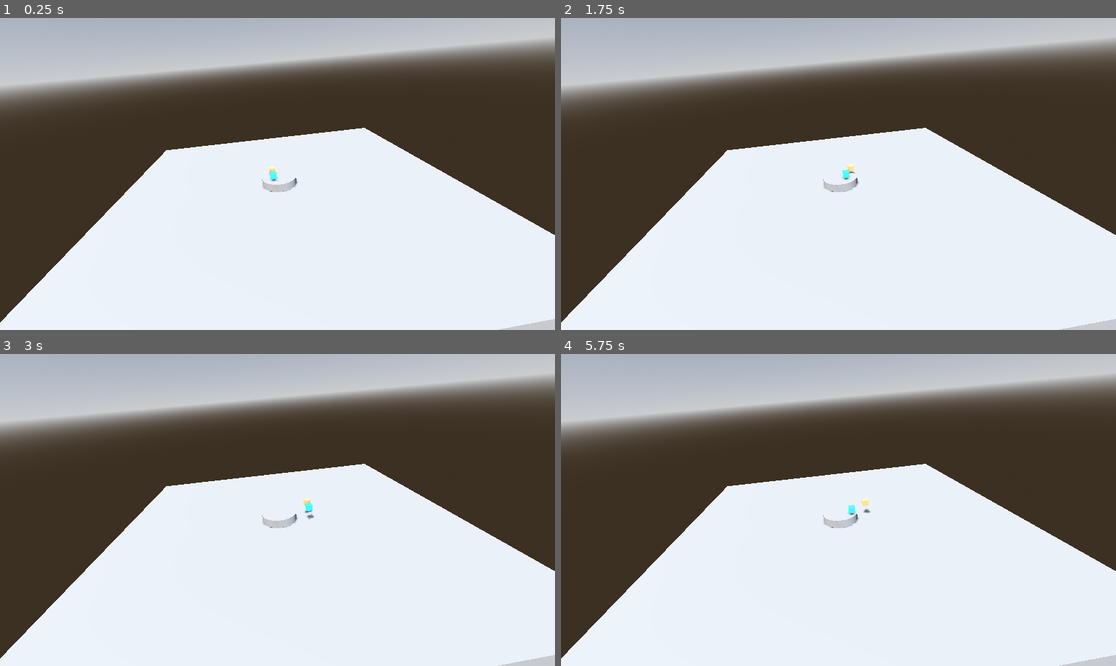
Above: before the commit, frames 1-4 (two rows, left to right).
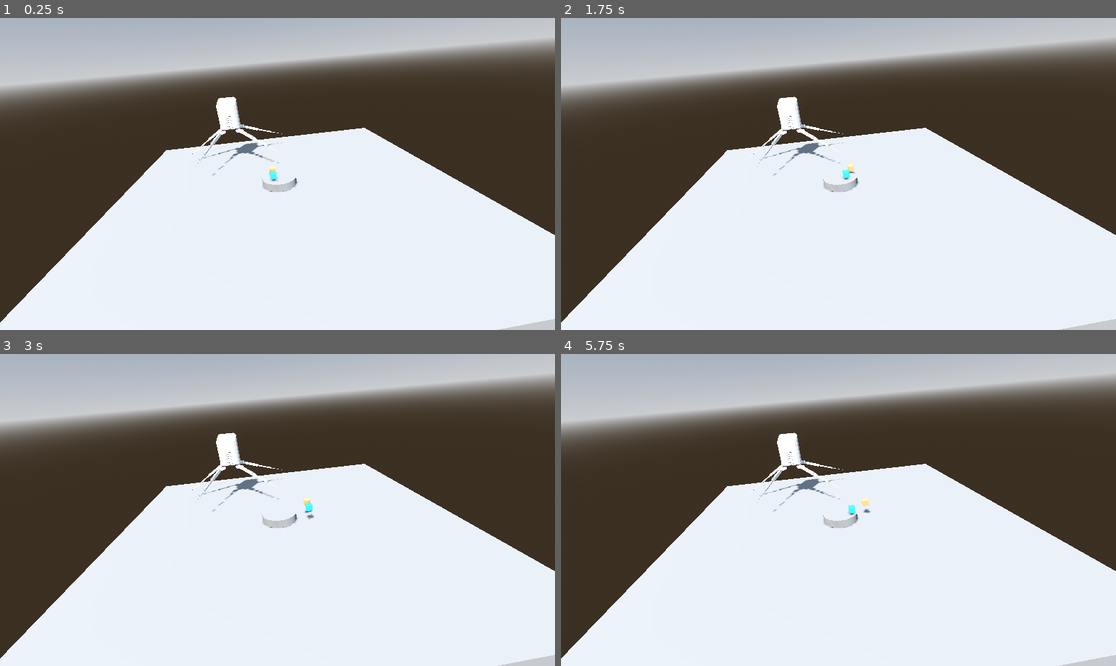
Above: after the commit, the same moments.

Repository: varshzakalq/game1
Game: Godot game, scene res://_main/world.tscn
The game is run twice, just before and just after one commit, with the same random seed, the same clock (stepped at 60 frames per second) and the same inputs. Before the commit the project starts from res://world.tscn.
Inputs:
- Up to frame 1 (0.25 s): no input
- Up to frame 2 (1.75 s): tap Enter at 0.5 s; hold D (right) 0.53-1.28 s; tap Space at 1.25 s; hold S (down) from 1.28 s (still down)
- Up to frame 3 (3 s): release S (down) at 2.03 s; hold D (right) 2.03-2.78 s; tap Enter at 2.75 s; hold W (up) from 2.78 s (still down)
- Up to frame 4 (5.75 s): tap Space at 3.5, 5 s; release W (up) at 3.53 s; hold A (left) 3.53-5.03 s; tap Enter at 4.25 s; hold S (down) from 5.03 s (still down)

The runs differ from the first frame. In frame 1, 0.7% of the frame differs, in the area x 34-51%, y 25-51%; in frame 2, 0.7%; in frame 3, 0.7%; in frame 4, 0.7%.

Commit message:
organising stuff

Diff:
--- a/node_3d.tscn
+++ b/_base_objects/_characters/spider/animations/node_3d.tscn
@@ -1,6 +1,6 @@
-[gd_scene load_steps=6 format=3 uid="uid://bwxx1pk15ki1x"]
+[gd_scene format=3 uid="uid://bwxx1pk15ki1x"]
 
-[ext_resource type="Script" uid="uid://dmwag28y6ekle" path="res://anim.gd" id="1_a202f"]
+[ext_resource type="Script" uid="uid://dmwag28y6ekle" path="res://_base_objects/_characters/spider/animations/anim.gd" id="1_a202f"]
 
 [sub_resource type="StandardMaterial3D" id="StandardMaterial3D_noarx"]
 albedo_color = Color(1, 0.677579, 0.371162, 1)
--- /dev/null
+++ b/_base_objects/_characters/spider/bot_movement.gd
@@ -0,0 +1,6 @@
+@tool
+
+extends Node3D
+
+@export var move_speed: float = 5.0
+@export var rotate_speed: float = 1.0
--- /dev/null
+++ b/_base_objects/_characters/spider/spider_bot_model.tscn
@@ -0,0 +1,71 @@
+[gd_scene format=3 uid="uid://bthipw50rd40x"]
+
+[ext_resource type="PackedScene" uid="uid://b1ux40ew55c8y" path="res://_assets/spider_bot_model.gltf" id="1_o24pt"]
+[ext_resource type="Script" uid="uid://6ncw1mx7yycr" path="res://_base_objects/_characters/spider/bot_movement.gd" id="2_ud6xr"]
+
+[sub_resource type="GDScript" id="GDScript_qsvf1"]
+script/source = "@tool
+extends SkeletonIK3D
+
+
+# Called when the node enters the scene tree for the first time.
+func _ready():
+	start()
+	pass # Replace with function body.
+
+
+# Called every frame. 'delta' is the elapsed time since the previous frame.
+"
+
+[node name="spider_bot_model" unique_id=1879832944 instance=ExtResource("1_o24pt")]
+script = ExtResource("2_ud6xr")
+
+[node name="FrontLeftIK" type="SkeletonIK3D" parent="Armature/Skeleton3D" parent_id_path=PackedInt32Array(437148878) index="3" unique_id=1631415215]
+transform = Transform3D(0.325856, 0, 0, 0, 0.325856, 0, 0, 0, 0.325856, 0, 0, 0)
+root_bone = &"leg1FrontLeft"
+tip_bone = &"Foot IKFrontLeft"
+use_magnet = true
+magnet = Vector3(0, 10, 0)
+target_node = NodePath("../../frt")
+script = SubResource("GDScript_qsvf1")
+
+[node name="FrontRightIK" type="SkeletonIK3D" parent="Armature/Skeleton3D" parent_id_path=PackedInt32Array(437148878) index="4" unique_id=1383458136]
+transform = Transform3D(0.325856, 0, 0, 0, 0.325856, 0, 0, 0, 0.325856, 0, 0, 0)
+root_bone = &"leg1FrontRight"
+tip_bone = &"Foot IKFrontRight"
+use_magnet = true
+magnet = Vector3(0, 10, 0)
+target_node = NodePath("../../flt")
+script = SubResource("GDScript_qsvf1")
+
+[node name="BackRightIK" type="SkeletonIK3D" parent="Armature/Skeleton3D" parent_id_path=PackedInt32Array(437148878) index="5" unique_id=1424036627]
+root_bone = &"leg1BackRight"
+tip_bone = &"Foot IKBackRight"
+use_magnet = true
+magnet = Vector3(0, 10, 0)
+target_node = NodePath("../../blt")
+script = SubResource("GDScript_qsvf1")
+
+[node name="BacktLeftIK" type="SkeletonIK3D" parent="Armature/Skeleton3D" parent_id_path=PackedInt32Array(437148878) index="6" unique_id=1269931771]
+root_bone = &"leg1BackLeft"
+tip_bone = &"Foot IKBackLeft"
+use_magnet = true
+magnet = Vector3(0, 10, 0)
+target_node = NodePath("../../brt")
+script = SubResource("GDScript_qsvf1")
+
+[node name="brt" type="Marker3D" parent="Armature" parent_id_path=PackedInt32Array(1454496060) index="1" unique_id=468161029]
+transform = Transform3D(3.06884, 0, 0, 0, 3.06884, 0, 0, 0, 3.06884, -3.85743, -0.418007, 3.77418)
+top_level = true
+
+[node name="blt" type="Marker3D" parent="Armature" parent_id_path=PackedInt32Array(1454496060) index="2" unique_id=1609064058]
+transform = Transform3D(2.16207, -2.1779, 0, 2.1779, 2.16207, 0, 0, 0, 3.06884, 4.1765, -0.0779233, 1.85479)
+top_level = true
+
+[node name="flt" type="Marker3D" parent="Armature" parent_id_path=PackedInt32Array(1454496060) index="3" unique_id=1498895963]
+transform = Transform3D(3.06884, 0, 0, 0, 3.06884, 0, 0, 0, 3.06884, 3.79183, -0.125748, -3.7527)
+top_level = true
+
+[node name="frt" type="Marker3D" parent="Armature" parent_id_path=PackedInt32Array(1454496060) index="4" unique_id=1929848997]
+transform = Transform3D(3.06884, 0, 0, 0, 3.06884, 0, 0, 0, 3.06884, -3.87184, -0.538607, -2.63801)
+top_level = true
--- /dev/null
+++ b/_main/world.tscn
@@ -0,0 +1,42 @@
+[gd_scene format=3 uid="uid://iyhl0tuo5v2n"]
+
+[ext_resource type="PackedScene" uid="uid://bwxx1pk15ki1x" path="res://_base_objects/_characters/spider/animations/node_3d.tscn" id="1_v1f5l"]
+[ext_resource type="PackedScene" uid="uid://bthipw50rd40x" path="res://_base_objects/_characters/spider/spider_bot_model.tscn" id="2_2rfjq"]
+
+[sub_resource type="ProceduralSkyMaterial" id="ProceduralSkyMaterial_f3sb7"]
+sky_horizon_color = Color(0.662243, 0.671743, 0.686743, 1)
+ground_horizon_color = Color(0.662243, 0.671743, 0.686743, 1)
+
+[sub_resource type="Sky" id="Sky_fj7yv"]
+sky_material = SubResource("ProceduralSkyMaterial_f3sb7")
+
+[sub_resource type="Environment" id="Environment_tlwt5"]
+background_mode = 2
+sky = SubResource("Sky_fj7yv")
+tonemap_mode = 2
+glow_enabled = true
+
+[node name="world" type="Node3D" unique_id=2096353495]
+
+[node name="WorldEnvironment" type="WorldEnvironment" parent="." unique_id=343127290]
+environment = SubResource("Environment_tlwt5")
+
+[node name="DirectionalLight3D" type="DirectionalLight3D" parent="." unique_id=2061477373]
+transform = Transform3D(-0.866025, -0.433013, 0.25, 0, 0.5, 0.866025, -0.5, 0.75, -0.433013, 0, 0, 0)
+shadow_enabled = true
+
+[node name="CSGBox3D" type="CSGBox3D" parent="." unique_id=706968279]
+transform = Transform3D(8.5824, 0, 0, 0, 1, 0, 0, 0, 7.50565, 0, 0, 0)
+
+[node name="CSGCylinder3D" type="CSGCylinder3D" parent="CSGBox3D" unique_id=1052394750]
+transform = Transform3D(0.105546, 0, 0, 0, 0.105546, 0, 0, 0, 0.105546, 0, 0.616619, 0)
+sides = 30
+
+[node name="Camera3D" type="Camera3D" parent="." unique_id=527259212]
+transform = Transform3D(-0.990158, -0.123674, 0.0655126, -0.076794, 0.871445, 0.484444, -0.117004, 0.474645, -0.872366, 0.38324, 3.38518, -4.64519)
+
+[node name="Node3D" parent="." unique_id=635972021 instance=ExtResource("1_v1f5l")]
+transform = Transform3D(0.149403, 0, 0, 0, 0.149403, 0, 0, 0, 0.149403, 0.1541, 0.858292, 0.159444)
+
+[node name="spider_bot_model" parent="." unique_id=163767506 instance=ExtResource("2_2rfjq")]
+transform = Transform3D(0.3, 0, 0, 0, 0.3, 0, 0, 0, 0.3, 1.2877393, 1.5571733, 2.2494597)
--- a/bot_movement.gd
+++ /dev/null
@@ -1,17 +0,0 @@
-extends Node3D
-
-@export var move_speed: float = 5.0
-@export var rotate_speed: float = 1.0
-# Called when the node enters the scene tree for the first time.
-func _ready() -> void:
-	pass # Replace with function body.
-
-
-# Called every frame. 'delta' is the elapsed time since the previous frame.
-func _process(delta):
-	var dir = Input.get_axis("up", "down")
-	translate(Vector3(0,0,-dir) * move_speed * delta)
-	var a_dir = Input.get_axis("right","left")
-	rotate_object_local(Vector3.UP, a_dir* rotate_speed*delta)
-
-	pass
--- a/character.tscn
+++ /dev/null
@@ -1,5 +0,0 @@
-[gd_scene format=3 uid="uid://qych01hphc8t"]
-
-[node name="character" type="Node3D"]
-
-[node name="CharacterBody3D" type="CharacterBody3D" parent="."]
--- a/spider_bot_model.tscn
+++ /dev/null
@@ -1,64 +0,0 @@
-[gd_scene load_steps=4 format=3 uid="uid://bthipw50rd40x"]
-
-[ext_resource type="PackedScene" uid="uid://b1ux40ew55c8y" path="res://spider_bot_model.gltf" id="1_o24pt"]
-[ext_resource type="Script" uid="uid://c2kor3g13ifjn" path="res://start_ik.gd" id="2_n3wun"]
-[ext_resource type="Script" uid="uid://6ncw1mx7yycr" path="res://bot_movement.gd" id="2_ud6xr"]
-
-[node name="spider_bot_model" instance=ExtResource("1_o24pt")]
-script = ExtResource("2_ud6xr")
-
-[node name="Body_2" parent="Armature/Skeleton3D" index="0"]
-transform = Transform3D(0.325856, 0, 0, 0, 0.325856, 0, 0, 0, 0.325856, 0, 0, 0)
-
-[node name="Cylinder" parent="Armature/Skeleton3D" index="1"]
-transform = Transform3D(0.325856, 0, 0, 0, 0, -0.325856, 0, 0.325856, 0, 0, 0.101015, -0.348666)
-
-[node name="FrontLeftIK" type="SkeletonIK3D" parent="Armature/Skeleton3D" index="3"]
-transform = Transform3D(0.325856, 0, 0, 0, 0.325856, 0, 0, 0, 0.325856, 0, 0, 0)
-root_bone = &"leg1FrontLeft"
-tip_bone = &"Foot IKFrontLeft"
-use_magnet = true
-magnet = Vector3(0, 10, 0)
-target_node = NodePath("../../frt")
-script = ExtResource("2_n3wun")
-
-[node name="FrontRightIK" type="SkeletonIK3D" parent="Armature/Skeleton3D" index="4"]
-transform = Transform3D(0.325856, 0, 0, 0, 0.325856, 0, 0, 0, 0.325856, 0, 0, 0)
-root_bone = &"leg1FrontRight"
-tip_bone = &"Foot IKFrontRight"
-use_magnet = true
-magnet = Vector3(0, 10, 0)
-target_node = NodePath("../../flt")
-script = ExtResource("2_n3wun")
-
-[node name="BackRightIK" type="SkeletonIK3D" parent="Armature/Skeleton3D" index="5"]
-root_bone = &"leg1BackRight"
-tip_bone = &"Foot IKBackRight"
-use_magnet = true
-magnet = Vector3(0, 10, 0)
-target_node = NodePath("../../blt")
-script = ExtResource("2_n3wun")
-
-[node name="BacktLeftIK" type="SkeletonIK3D" parent="Armature/Skeleton3D" index="6"]
-root_bone = &"leg1BackLeft"
-tip_bone = &"Foot IKBackLeft"
-use_magnet = true
-magnet = Vector3(0, 10, 0)
-target_node = NodePath("../../brt")
-script = ExtResource("2_n3wun")
-
-[node name="brt" type="Marker3D" parent="Armature" index="1"]
-transform = Transform3D(3.06884, 0, 0, 0, 3.06884, 0, 0, 0, 3.06884, -3.85743, -0.418007, 3.77418)
-top_level = true
-
-[node name="blt" type="Marker3D" parent="Armature" index="2"]
-transform = Transform3D(2.16207, -2.1779, 0, 2.1779, 2.16207, 0, 0, 0, 3.06884, 4.1765, -0.0779233, 1.85479)
-top_level = true
-
-[node name="flt" type="Marker3D" parent="Armature" index="3"]
-transform = Transform3D(3.06884, 0, 0, 0, 3.06884, 0, 0, 0, 3.06884, 3.79183, -0.125748, -3.7527)
-top_level = true
-
-[node name="frt" type="Marker3D" parent="Armature" index="4"]
-transform = Transform3D(3.06884, 0, 0, 0, 3.06884, 0, 0, 0, 3.06884, -3.87184, -0.538607, -2.63801)
-top_level = true
--- a/start_ik.gd
+++ /dev/null
@@ -1,11 +0,0 @@
-@tool
-extends SkeletonIK3D
-
-
-# Called when the node enters the scene tree for the first time.
-func _ready():
-	start()
-	pass # Replace with function body.
-
-
-# Called every frame. 'delta' is the elapsed time since the previous frame.
--- a/world.tscn
+++ /dev/null
@@ -1,38 +0,0 @@
-[gd_scene load_steps=5 format=3 uid="uid://iyhl0tuo5v2n"]
-
-[ext_resource type="PackedScene" uid="uid://bwxx1pk15ki1x" path="res://node_3d.tscn" id="1_f3sb7"]
-
-[sub_resource type="ProceduralSkyMaterial" id="ProceduralSkyMaterial_f3sb7"]
-sky_horizon_color = Color(0.662243, 0.671743, 0.686743, 1)
-ground_horizon_color = Color(0.662243, 0.671743, 0.686743, 1)
-
-[sub_resource type="Sky" id="Sky_fj7yv"]
-sky_material = SubResource("ProceduralSkyMaterial_f3sb7")
-
-[sub_resource type="Environment" id="Environment_tlwt5"]
-background_mode = 2
-sky = SubResource("Sky_fj7yv")
-tonemap_mode = 2
-glow_enabled = true
-
-[node name="world" type="Node3D"]
-
-[node name="WorldEnvironment" type="WorldEnvironment" parent="."]
-environment = SubResource("Environment_tlwt5")
-
-[node name="DirectionalLight3D" type="DirectionalLight3D" parent="."]
-transform = Transform3D(-0.866025, -0.433013, 0.25, 0, 0.5, 0.866025, -0.5, 0.75, -0.433013, 0, 0, 0)
-shadow_enabled = true
-
-[node name="CSGBox3D" type="CSGBox3D" parent="."]
-transform = Transform3D(8.5824, 0, 0, 0, 1, 0, 0, 0, 7.50565, 0, 0, 0)
-
-[node name="CSGCylinder3D" type="CSGCylinder3D" parent="CSGBox3D"]
-transform = Transform3D(0.105546, 0, 0, 0, 0.105546, 0, 0, 0, 0.105546, 0, 0.616619, 0)
-sides = 30
-
-[node name="Camera3D" type="Camera3D" parent="."]
-transform = Transform3D(-0.990158, -0.123674, 0.0655126, -0.076794, 0.871445, 0.484444, -0.117004, 0.474645, -0.872366, 0.38324, 3.38518, -4.64519)
-
-[node name="Node3D" parent="." instance=ExtResource("1_f3sb7")]
-transform = Transform3D(0.149403, 0, 0, 0, 0.149403, 0, 0, 0, 0.149403, 0.1541, 0.858292, 0.159444)
Renamed: spider_bot_model.gltf -> _assets/spider_bot_model.gltf
Not shown, changed: _assets/spider_bot_model.gltf.import
Renamed: anim.gd -> _base_objects/_characters/spider/animations/anim.gd
Renamed: anim.gd.uid -> _base_objects/_characters/spider/animations/anim.gd.uid
Renamed: bot_movement.gd.uid -> _base_objects/_characters/spider/bot_movement.gd.uid
Not shown, changed: icon.svg.import
Not shown, removed: start_ik.gd.uid
Not shown, changed: readme.md
